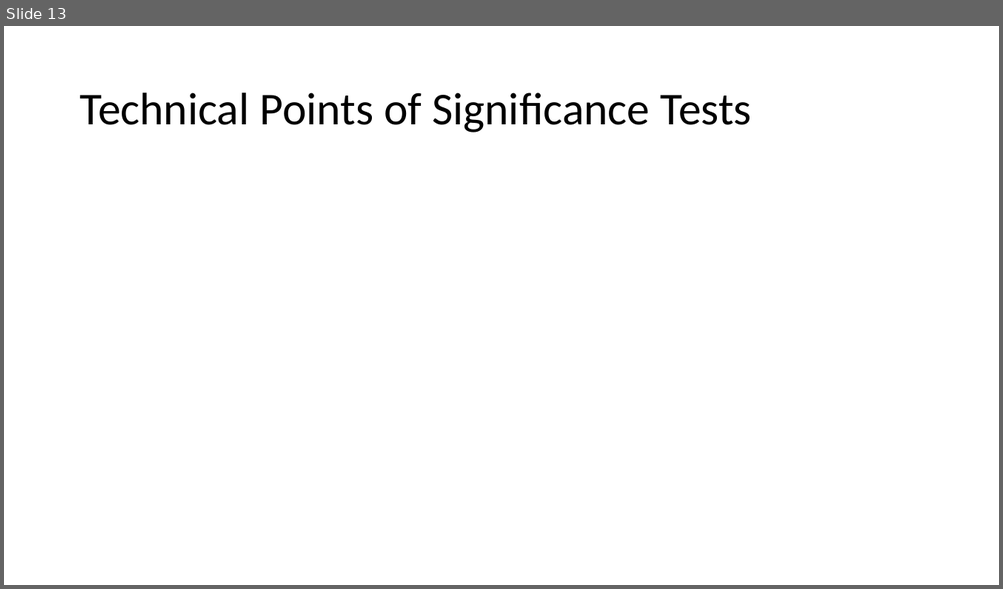
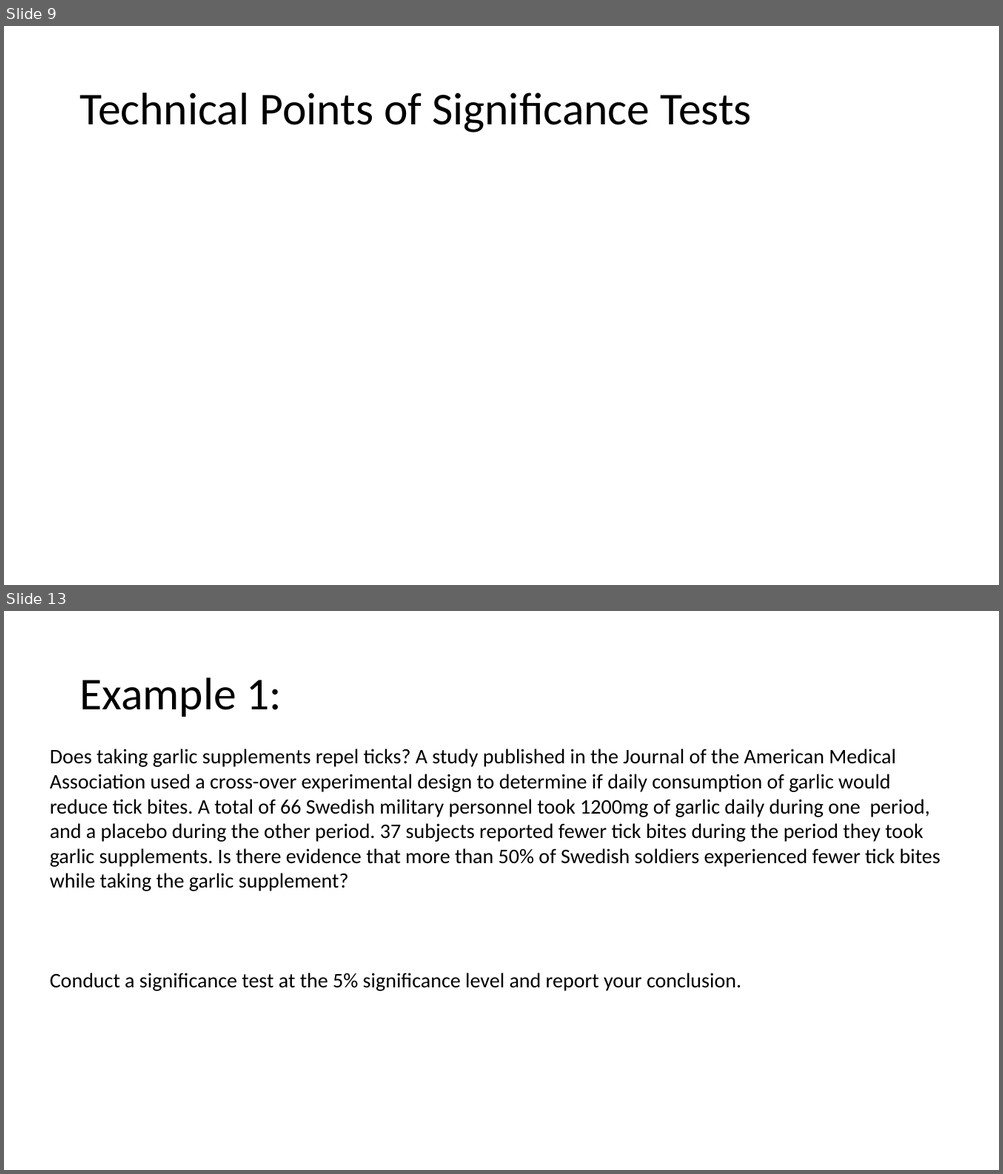
Before and after one commit to Jarred6068/UI_STAT251-03_Spring_2024, a slide deck: docs/lecture_slides/Week 12/Week12_Lecture22_Slides_3_27_2024.pptx. Shown one above the other, each under a label of ours: slide 13 before the commit, slides 9 and 13 after it; the slides between them are not shown. The pictures are 1003x589 and 1003x1174 pixels, drawn with LibreOffice and Linux fonts; fonts in the diff are those of the drawing; grey boxes stand for pictures. Boxes give left, top, right and bottom in pixels: in the first picture for what was removed or moved away, otherwise in the second. Text is boxed around its words. In the diff, an @@ line names an element or a change of style, - is before the commit and + after.

```diff
--- a/docs/lecture_slides/Week 12/Week12_Lecture22_Slides_3_27_2024.pptx
+++ b/docs/lecture_slides/Week 12/Week12_Lecture22_Slides_3_27_2024.pptx
@@ slide 13 added at (4,611,999,1170), background #FFFFFF @@
@@ title added at (79,678,282,717), 44 pt, text #000000 @@
+Example 1:
@@ text added at (50,749,940,991), 20 pt, text #000000 @@
+Does taking garlic supplements repel ticks? A study published in the Journal of the American Medical Association used a cross-over experimental design to determine if daily consumption of garlic would reduce tick bites. A total of 66 Swedish military personnel took 1200mg of garlic daily during one period, and a placebo during the other period. 37 subjects reported fewer tick bites during the period they took garlic supplements. Is there evidence that more than 50% of Swedish soldiers experienced fewer tick bites while taking the garlic supplement?
+Conduct a significance test at the 5% significance level and report your conclusion.
@@ what was slide 13 is now slide 9 @@
```
Also in this commit, not shown: 6 slides changed, 4 other slides added, 2 slides removed, 6 other files.
